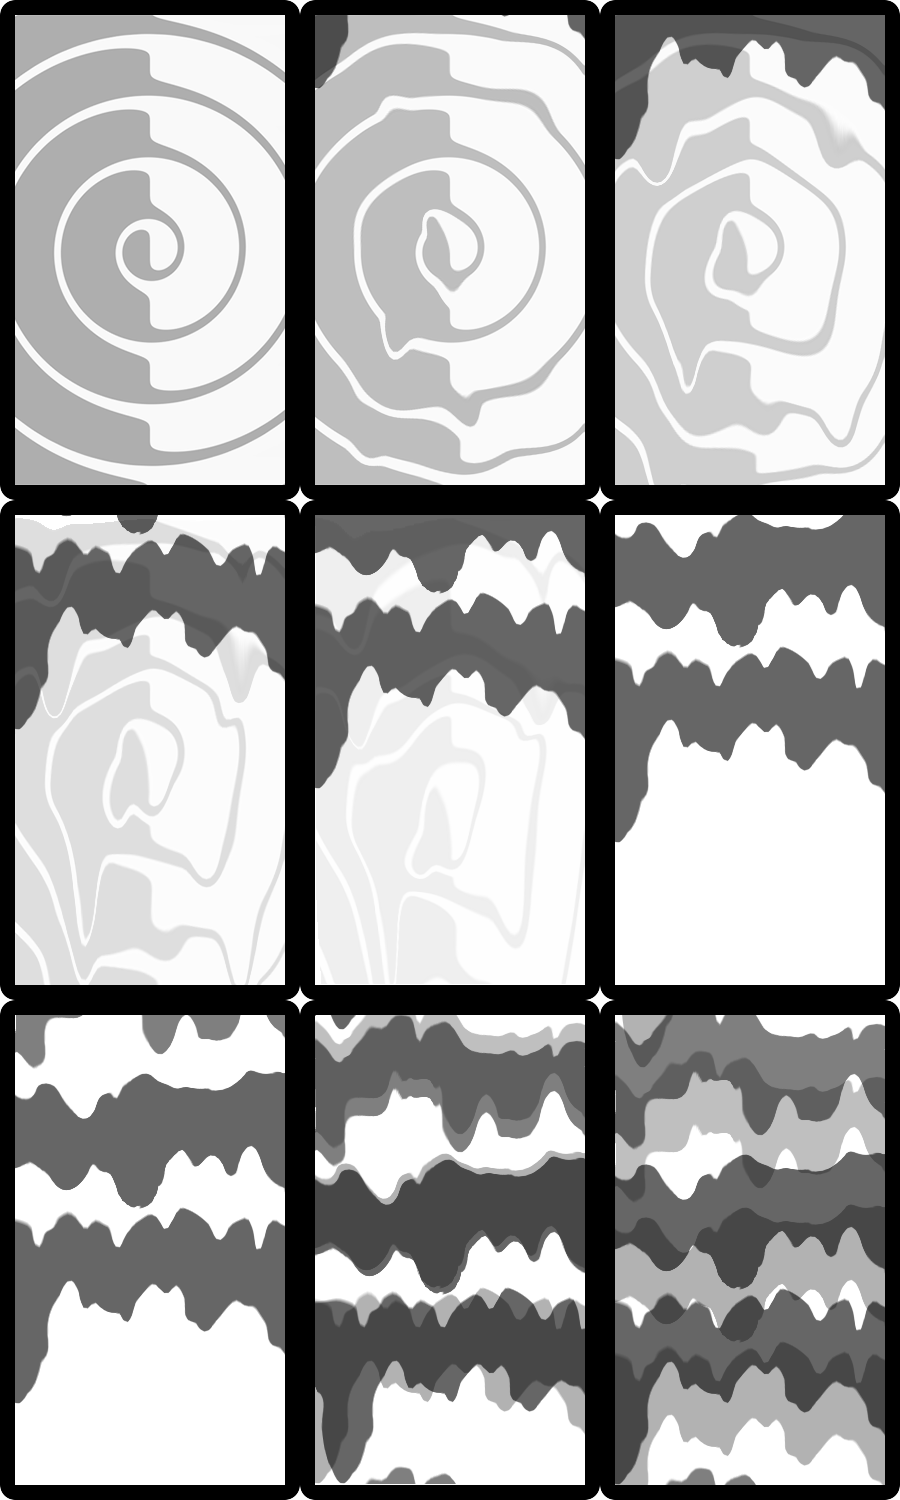
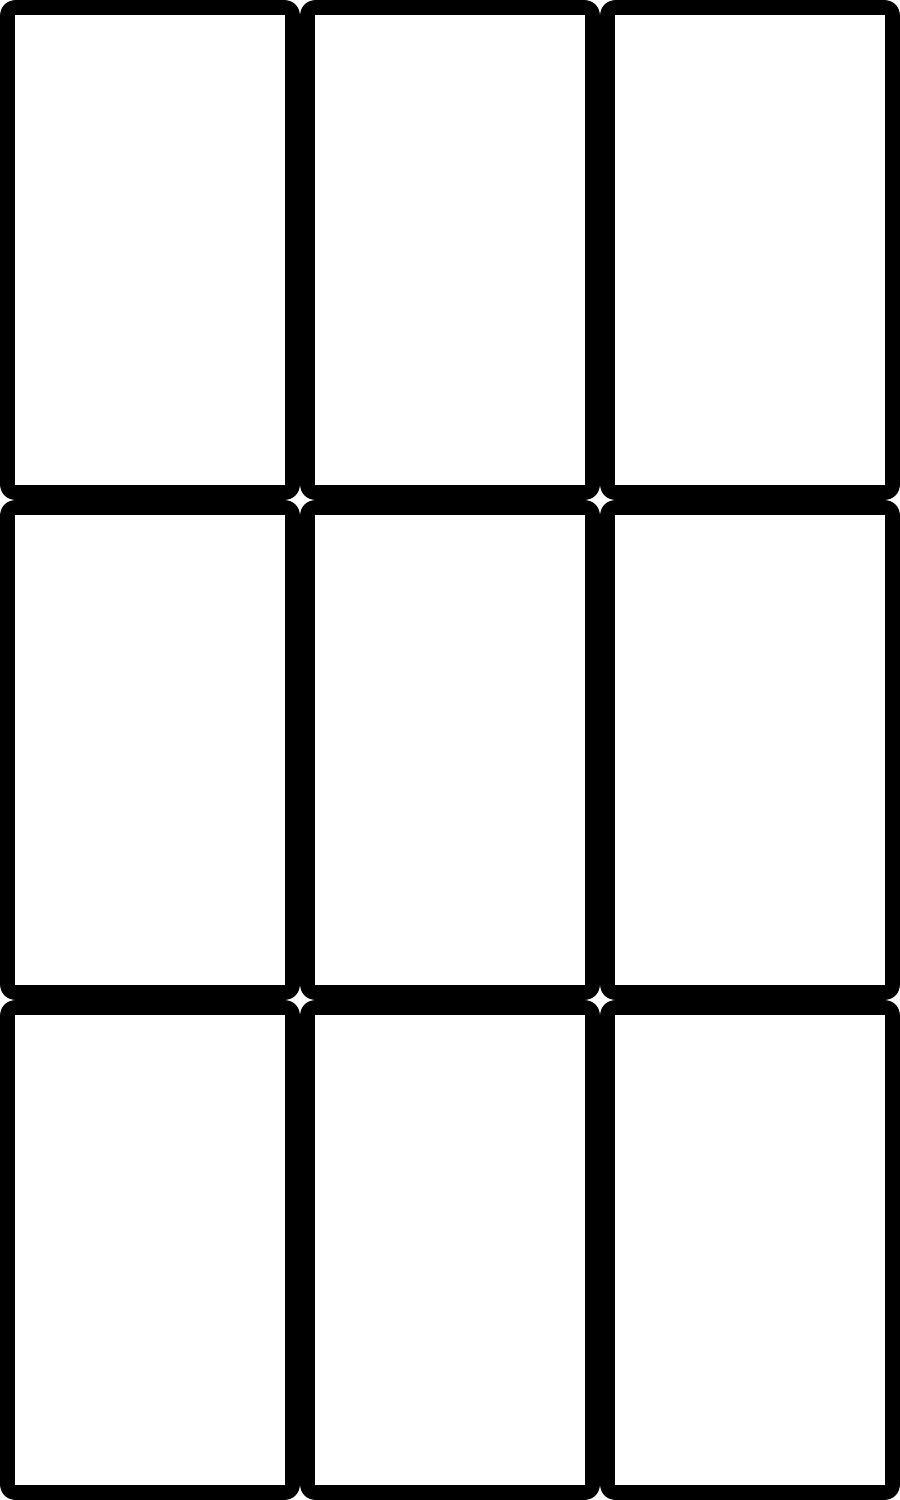
The second 900 x 1500 image is a revision of the first. Changes to its layers:
hid "Combo" over 15, 15, 885, 1485